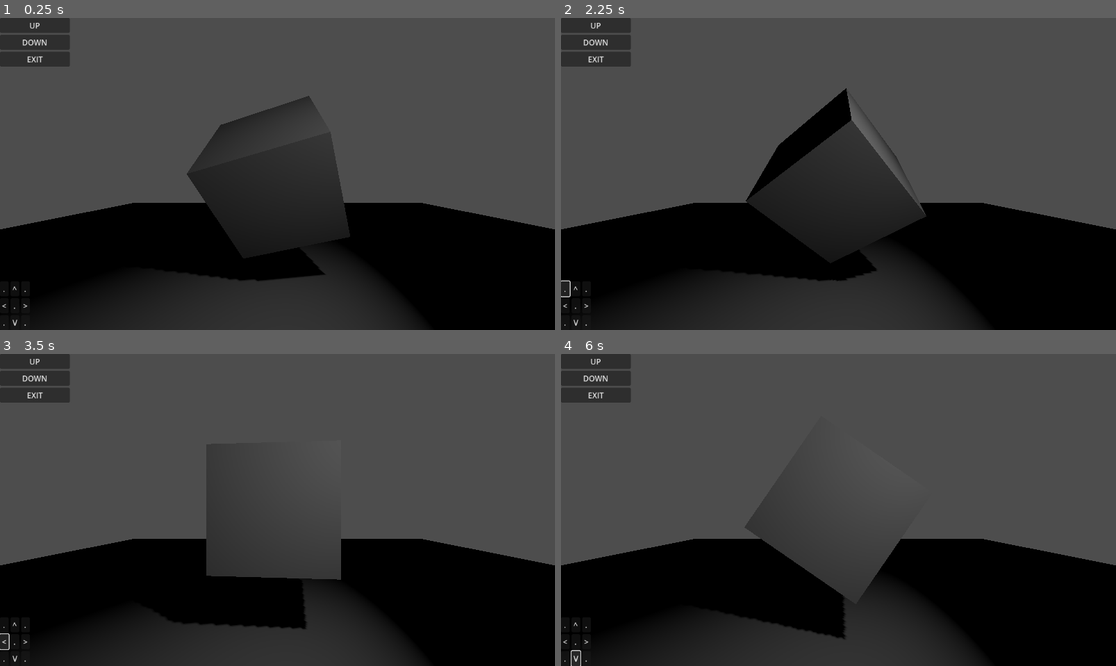
Above: before the commit, frames 1-4 (two rows, left to right).
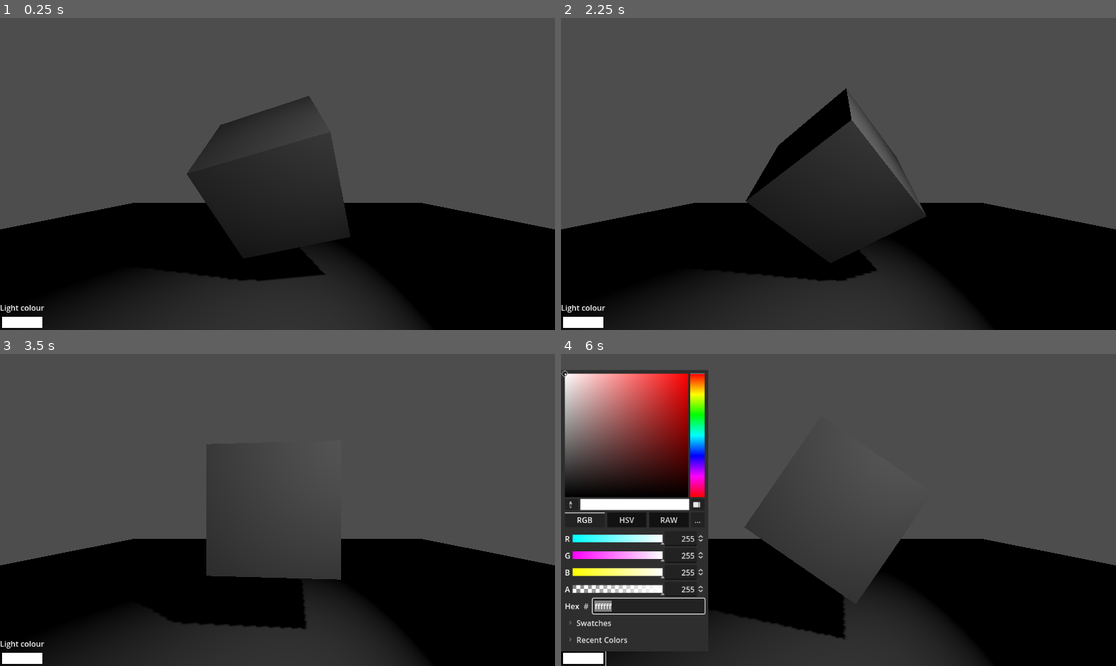
Above: after the commit, the same moments.

Repository: WLGfx/godot_shadow_testing
Game: Godot game, scene res://scene/box.tscn
Two runs of this game, one before a commit and one after it. Both use one fixed random seed, a clock stepped at 60 frames per second and the inputs below. Before the commit the project starts from res://scene/spin it.tscn.
Inputs (mouse positions are in pixels of both pictures, inside the frame that each line leads up to):
- Up to frame 1 (0.25 s): no input
- Up to frame 2 (2.25 s): click (594, 24) at 0.5 s, where only the run before the commit has a clickable "UP"; click (594, 42) at 1.25 s, where only the run before the commit has a clickable "DOWN"; click (566, 289) at 2 s, where only the run before the commit has a clickable "."
- Up to frame 3 (3.5 s): click (5, 641) at 2.75 s, where only the run before the commit has a clickable "<"
- Up to frame 4 (6 s): click (566, 659) at 3.5 s, where only the run before the commit has a clickable "."; click (577, 625) at 4.25 s, where only the run before the commit has a clickable "^"; click (577, 641) at 5 s, where only the run before the commit has a clickable "."; click (577, 659) at 5.75 s, where only the run before the commit has a clickable "V"

The runs differ from the first frame. In frame 1, 2.1% of the frame differs, in the area x 0-13%, y 0-100%; in frame 2, 2.2%; in frame 3, 2.2%; in frame 4, 23%, in the area x 0-27%, y 0-100%.

Commit message:
shadow and light colouring working

Diff:
--- a/project.godot
+++ b/project.godot
@@ -11,7 +11,7 @@
 [application]
 
 config/name="shadow testing"
-run/main_scene="res://scene/spin it.tscn"
+run/main_scene="res://scene/box.tscn"
 config/features=PackedStringArray("4.3", "GL Compatibility")
 config/icon="res://icon.svg"
 
--- /dev/null
+++ b/scene/box.gd
@@ -0,0 +1,16 @@
+extends Node3D
+
+@onready var spot_light_3d: SpotLight3D = $SpotLight3D
+
+# Called when the node enters the scene tree for the first time.
+func _ready() -> void:
+	pass # Replace with function body.
+
+
+# Called every frame. 'delta' is the elapsed time since the previous frame.
+func _process(delta: float) -> void:
+	pass
+
+
+func _on_color_picker_button_color_changed(color: Color) -> void:
+	spot_light_3d.light_color = color
--- a/scene/box.tscn
+++ b/scene/box.tscn
@@ -1,4 +1,6 @@
-[gd_scene load_steps=7 format=3 uid="uid://8so08tx8pljj"]
+[gd_scene load_steps=8 format=3 uid="uid://8so08tx8pljj"]
+
+[ext_resource type="Script" path="res://scene/box.gd" id="1_xpmaq"]
 
 [sub_resource type="BoxMesh" id="BoxMesh_rdbp3"]
 
@@ -144,6 +146,7 @@
 size = Vector2(10, 10)
 
 [node name="Node3D" type="Node3D"]
+script = ExtResource("1_xpmaq")
 
 [node name="Camera3D" type="Camera3D" parent="."]
 transform = Transform3D(1, 0, 0, 0, 1, 0, 0, 0, 1, 0, 1, 2)
@@ -172,3 +175,32 @@
 transform = Transform3D(0.569179, 0, 0.822214, -0.483099, 0.809181, 0.334426, -0.66532, -0.587559, 0.460569, 1.62202, 2.05122, 1.91947)
 shadow_enabled = true
 spot_range = 4.64593
+
+[node name="Control" type="Control" parent="SpotLight3D"]
+layout_mode = 3
+anchors_preset = 15
+anchor_right = 1.0
+anchor_bottom = 1.0
+grow_horizontal = 2
+grow_vertical = 2
+
+[node name="VBoxContainer" type="VBoxContainer" parent="SpotLight3D/Control"]
+layout_mode = 1
+anchors_preset = 2
+anchor_top = 1.0
+anchor_bottom = 1.0
+offset_top = -40.0
+offset_right = 40.0
+grow_vertical = 0
+
+[node name="Label" type="Label" parent="SpotLight3D/Control/VBoxContainer"]
+layout_mode = 2
+text = "Light colour"
+
+[node name="ColorPickerButton" type="ColorPickerButton" parent="SpotLight3D/Control/VBoxContainer"]
+layout_mode = 2
+text = "Light Color"
+flat = true
+color = Color(1, 1, 1, 1)
+
+[connection signal="color_changed" from="SpotLight3D/Control/VBoxContainer/ColorPickerButton" to="." method="_on_color_picker_button_color_changed"]
--- a/scene/spin it.tscn
+++ /dev/null
@@ -1,10 +0,0 @@
-[gd_scene load_steps=3 format=3 uid="uid://bfrb4obm2mss4"]
-
-[ext_resource type="PackedScene" uid="uid://8so08tx8pljj" path="res://scene/box.tscn" id="1_b8o74"]
-[ext_resource type="PackedScene" uid="uid://0nghdn3aom1x" path="res://scene/ui.tscn" id="2_hwk5w"]
-
-[node name="SpinIt" type="Node3D"]
-
-[node name="Node3D" parent="." instance=ExtResource("1_b8o74")]
-
-[node name="Node2D" parent="." instance=ExtResource("2_hwk5w")]
--- a/scene/ui.tscn
+++ /dev/null
@@ -1,83 +0,0 @@
-[gd_scene format=3 uid="uid://0nghdn3aom1x"]
-
-[node name="Node2D" type="Control"]
-layout_mode = 3
-anchors_preset = 15
-anchor_right = 1.0
-anchor_bottom = 1.0
-grow_horizontal = 2
-grow_vertical = 2
-size_flags_horizontal = 3
-size_flags_vertical = 3
-
-[node name="Top Left" type="VBoxContainer" parent="."]
-layout_mode = 0
-offset_right = 145.0
-offset_bottom = 101.0
-
-[node name="Button" type="Button" parent="Top Left"]
-layout_mode = 2
-text = "UP"
-
-[node name="Button2" type="Button" parent="Top Left"]
-layout_mode = 2
-text = "DOWN"
-
-[node name="Button3" type="Button" parent="Top Left"]
-layout_mode = 2
-text = "EXIT"
-
-[node name="Arrows" type="HBoxContainer" parent="."]
-layout_mode = 1
-anchors_preset = 2
-anchor_top = 1.0
-anchor_bottom = 1.0
-offset_top = -101.0
-offset_right = 62.0
-grow_vertical = 0
-alignment = 2
-
-[node name="1st" type="VBoxContainer" parent="Arrows"]
-layout_mode = 2
-
-[node name="Button" type="Button" parent="Arrows/1st"]
-layout_mode = 2
-text = "."
-
-[node name="Button2" type="Button" parent="Arrows/1st"]
-layout_mode = 2
-text = "<"
-
-[node name="Button3" type="Button" parent="Arrows/1st"]
-layout_mode = 2
-text = "."
-
-[node name="2nd" type="VBoxContainer" parent="Arrows"]
-layout_mode = 2
-
-[node name="Button" type="Button" parent="Arrows/2nd"]
-layout_mode = 2
-text = "^"
-
-[node name="Button2" type="Button" parent="Arrows/2nd"]
-layout_mode = 2
-text = "."
-
-[node name="Button3" type="Button" parent="Arrows/2nd"]
-layout_mode = 2
-text = "V"
-
-[node name="3rd" type="VBoxContainer" parent="Arrows"]
-layout_mode = 2
-
-[node name="Button" type="Button" parent="Arrows/3rd"]
-layout_mode = 2
-text = "."
-
-[node name="Button2" type="Button" parent="Arrows/3rd"]
-layout_mode = 2
-text = ">"
-
-[node name="Button3" type="Button" parent="Arrows/3rd"]
-layout_mode = 2
-text = "."
